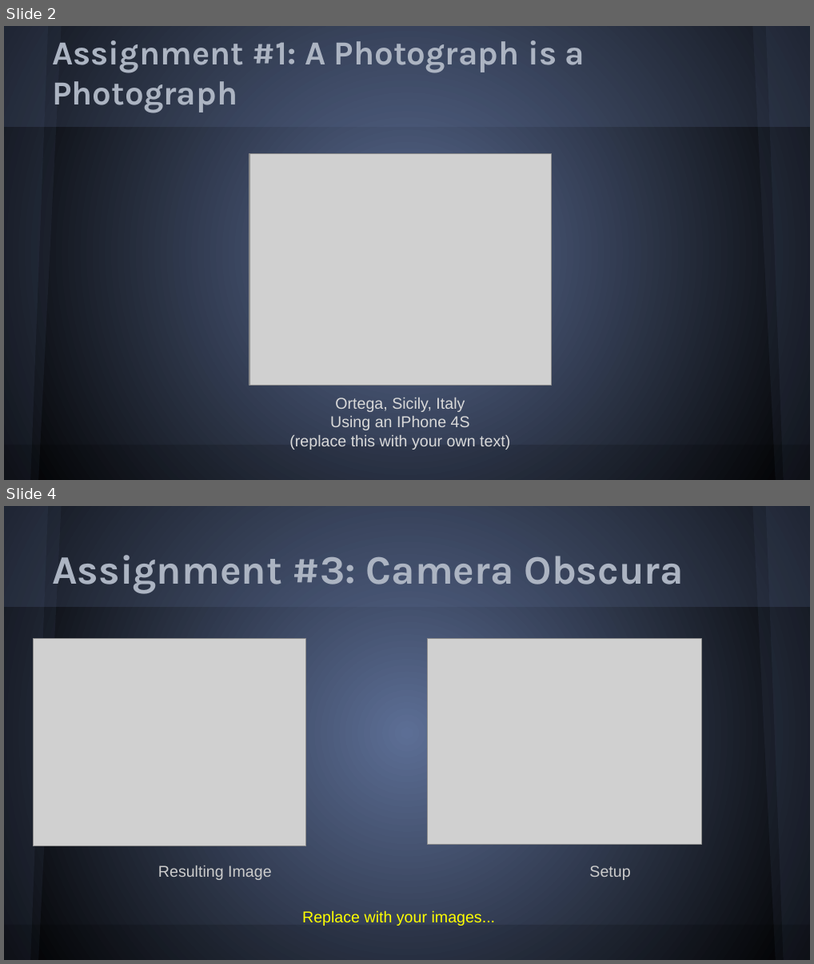
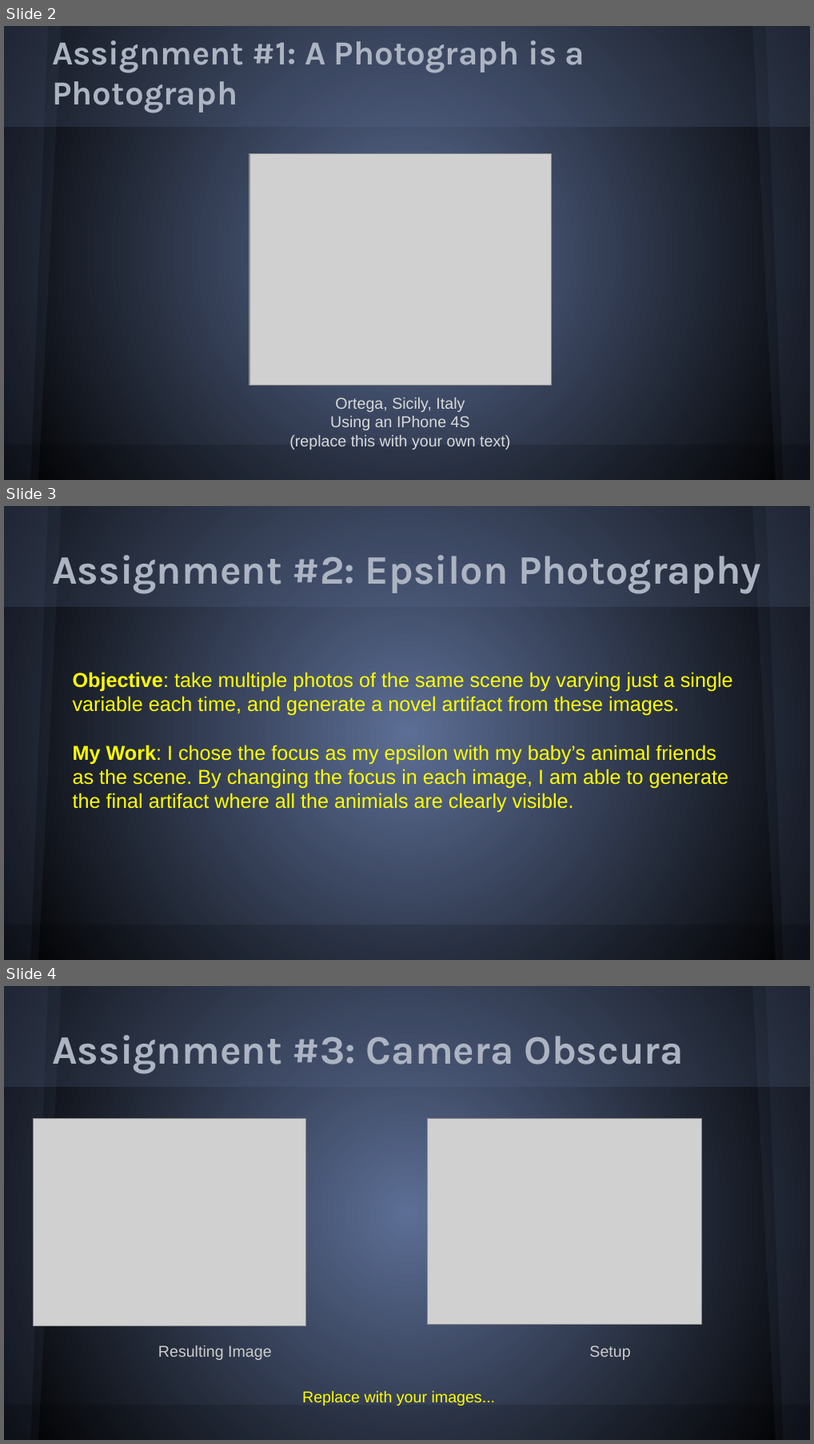
Before and after one commit to depu0217/portfolio, a slide deck: Final Portfolio - Template.pptx. Shown one above the other, each under a label of ours: slides 2 and 4 before the commit, slides 2, 3 and 4 after it; the slides between them are not shown. The pictures are 814x964 and 814x1444 pixels, drawn with LibreOffice and Linux fonts; fonts in the diff are those of the drawing; grey boxes stand for pictures. Boxes give left, top, right and bottom in pixels: in the first picture for what was removed or moved away, otherwise in the second. Text is boxed around its words. In the diff, an @@ line names an element or a change of style, - is before the commit and + after.

```diff
--- a/Final Portfolio - Template.pptx
+++ b/Final Portfolio - Template.pptx
@@ slide 3 added at box(4, 506, 810, 960), background gradient #5C6E95 to #000000; not listed: 6 template elements that a slide beside it also shows @@
@@ title added at box(52, 555, 762, 593), 36 pt, text #ACB4C2, bold @@
+Assignment #2: Epsilon Photography
@@ text added at box(73, 672, 734, 812), 18 pt, text #FFFF00 @@
+Objective: take multiple photos of the same scene by varying just a single variable each time, and generate a novel artifact from these images.
+My Work: I chose the focus as my epsilon with my baby’s animal friends as the scene. By changing the focus in each image, I am able to generate the final artifact where all the animials are clearly visible.
@@ text added at box(86, 932, 730, 952), 14 pt, text #CCCCCC @@
+.
```
Also in this commit, not shown: 1 slide changed, 1 slide removed.
